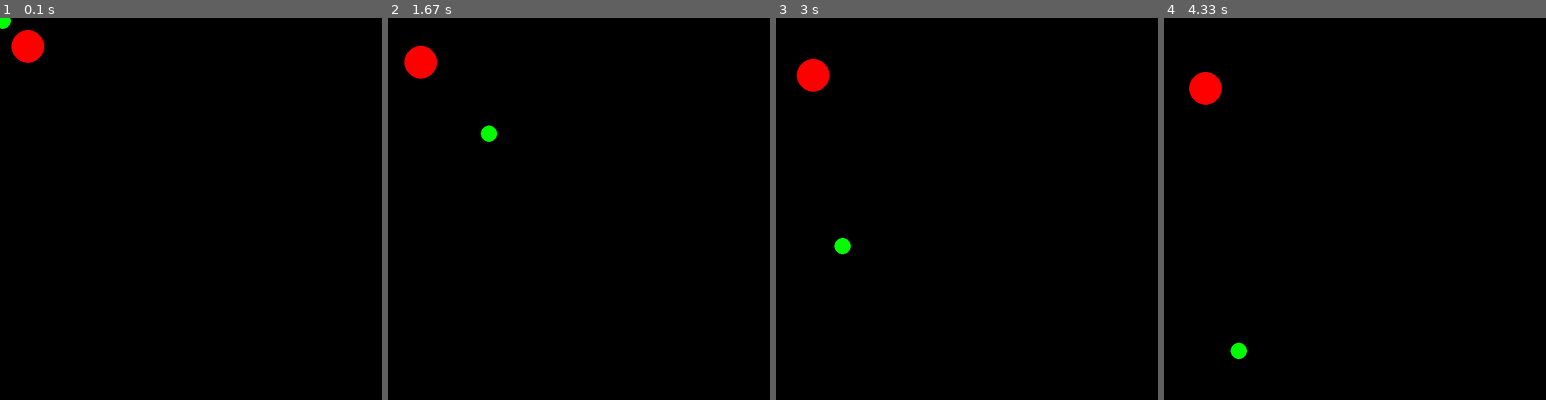
Above: before the commit, frames 1-4 (left to right).
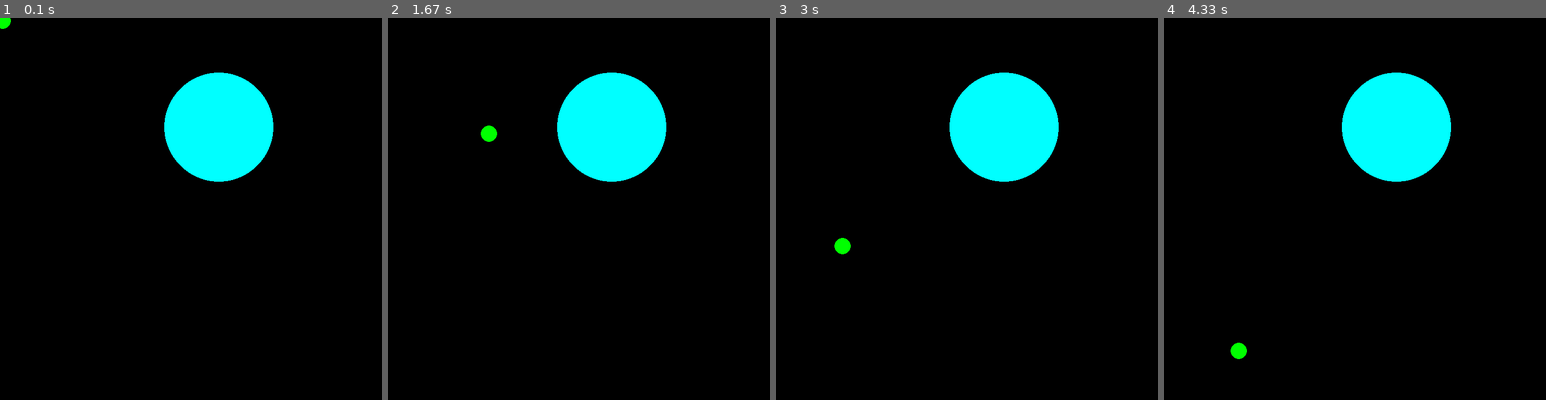
Above: after the commit, the same moments.

Repository: sagieppel/Pygame3
Game: pygame game, started from Lesson3.py
Same seed, same stepped clock (60 frames per second), same inputs: the game is played once before the commit and once after it.
Inputs (mouse positions are in pixels of both pictures, inside the frame that each line leads up to):
- Up to frame 1 (0.1 s): no input
- Up to frame 2 (1.67 s): click (579, 209) at 0.38 s; click (617, 293) at 0.72 s; click (720, 342) at 1.05 s; click (487, 132) at 1.38 s
- Up to frame 3 (3 s): click (967, 254) at 1.72 s; click (913, 128) at 2.05 s; click (1100, 308) at 2.38 s; click (840, 247) at 2.72 s
- Up to frame 4 (4.33 s): click (1244, 136) at 3.05 s; click (1263, 277) at 3.38 s; click (1492, 296) at 3.72 s; click (1240, 350) at 4.05 s

The runs differ from the first frame. In frame 1, 7.0% of the frame differs, in the area x 3-72%, y 3-43%; in frame 2, 7.0%; in frame 3, 7.0%; in frame 4, 7.0%.

Commit message:
Update Lesson3.py

Diff:
--- a/Lesson3.py
+++ b/Lesson3.py
@@ -1,31 +1,38 @@
 import pygame
 import random
+
+def create():
+   enemy={}
+   enemy["x"]=400
+   enemy["y"]=200
+   enemy["color"] = [0,255,255]
+   enemy["size"] = 100
+   return enemy
+
+def move():
+  enemy["x"]+=0.1
+  enemy["y"]+=0.0
+  pygame.draw.circle(screen, enemy["color"] , [int(enemy["x"]),int(enemy["y"])], enemy["size"])
+
+
 
 pygame.init()
 
 screensize=700
 screen=pygame.display.set_mode([screensize,screensize]) # Control screen size
 
-enemy={}
-enemy["x"]=50
-enemy["y"]=50
-enemy["color"] = [255,0,0]
-enemy["size"] = 30
+enemy=create()
+
 
 
 for i in range(100000000):
+  screen.fill([0,0,0])
+
   pygame.event.get()
-  x,y = pygame.mouse.get_pos()
-
-  color = [0, 255, 0]
-  size = 15
-
-  screen.fill([0,0,0])
-  pygame.draw.circle(screen, color , [x,y], size)
-
-
-  enemy["x"]+=0.1
-  enemy["y"]+=0.3
-  pygame.draw.circle(screen, enemy["color"] , [int(enemy["x"]),int(enemy["y"])], enemy["size"])
+  x,y = pygame.mouse.get_pos() # Get mouse position
+  pcolor = [0, 255, 0]
+  psize = 15
+  pygame.draw.circle(screen, pcolor , [x,y], psize)
+  move()
 
   pygame.display.update()
